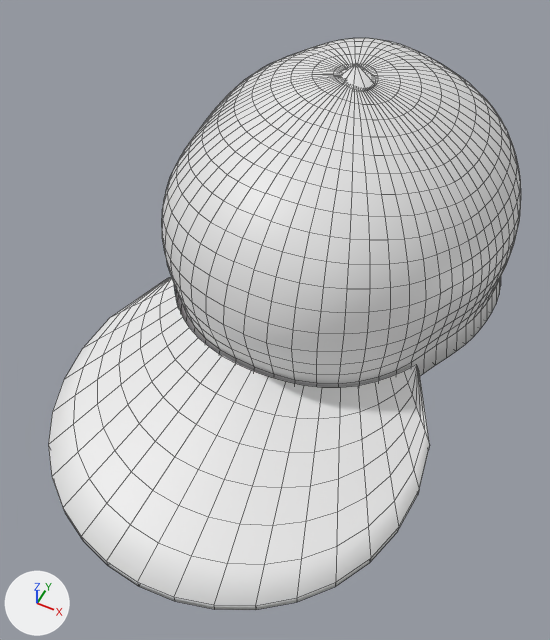
What one commit did to the FBX model Assets/Art/Models/Characters/Char2_Cap_V2.fbx.
Rendered twice from a camera (50 mm lens) standing at (0.119, -0.39, 2.029) and looking at (-0.002, -0.149, 1.727). Every picture has the same lights, and +X, +Y and +Z are marked at lower left. The picture after the commit comes second. Mesh edges are drawn as thin lines. Where no turn or scale is listed for an object, it has been applied to the vertices.

In view in the first picture: 'Char2_Cap_V2'.
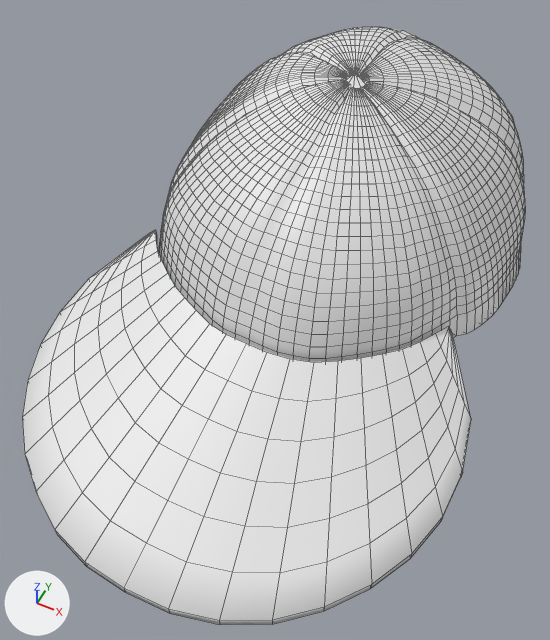
Boxes (x1, y1, x2, y2) around the edits, measured in the pictures (550 x 640 px; the box of a moved part takes in the faces that stretch with it):
'Char2_Cap_V2', reshaped (7% wider): before (48, 38, 521, 610); after (22, 27, 526, 625)
part 1 of me_char2_cap_v2, moved or reshaped: before (339, 63, 376, 91); after (345, 73, 369, 93)
part 2 of me_char2_cap_v2, rebuilt (17% wider, 19% taller): before (48, 277, 430, 610); after (22, 230, 471, 625)
part 3 of me_char2_cap_v2, moved or reshaped: before (162, 38, 521, 387); after (158, 27, 526, 362)

The change in detail:
me_char2_cap_v2 is used by ob_char2_cap_v2; location (0.0, 0.0, 0.0).
me_char2_cap_v2 had 1522 vertices, 1498 faces and spanned x -0.104..0.099, y -0.291..0.061, z 1.671..1.832.
me_char2_cap_v2 now has 2758 vertices, 2682 faces and spans x -0.117..0.115, y -0.299..0.064, z 1.689..1.827.
me_char2_cap_v2 part 1: the loose piece of 11 vertices spanning x -0.011..0.011, y -0.072..-0.052, z 1.823..1.832 is moved by (0.0, 0.0, -0.005).
me_char2_cap_v2 part 2: the loose piece of 294 vertices spanning x -0.099..0.099, y -0.291..-0.133, z 1.687..1.719 is rebuilt with 294 vertices and now spans x -0.117..0.115, y -0.299..-0.123, z 1.698..1.745.
me_char2_cap_v2 part 3: 4 vertices moved within x -0.022..0.015, y -0.055..-0.037, z 1.822..1.823; 1209 vertices removed from x -0.104..0.097, y -0.185..0.061, z 1.671..1.825; 2393 vertices added at x -0.11..0.104, y -0.184..0.064, z 1.689..1.824.
Other edits to the shape of me_char2_cap_v2 do not show in these pictures.
